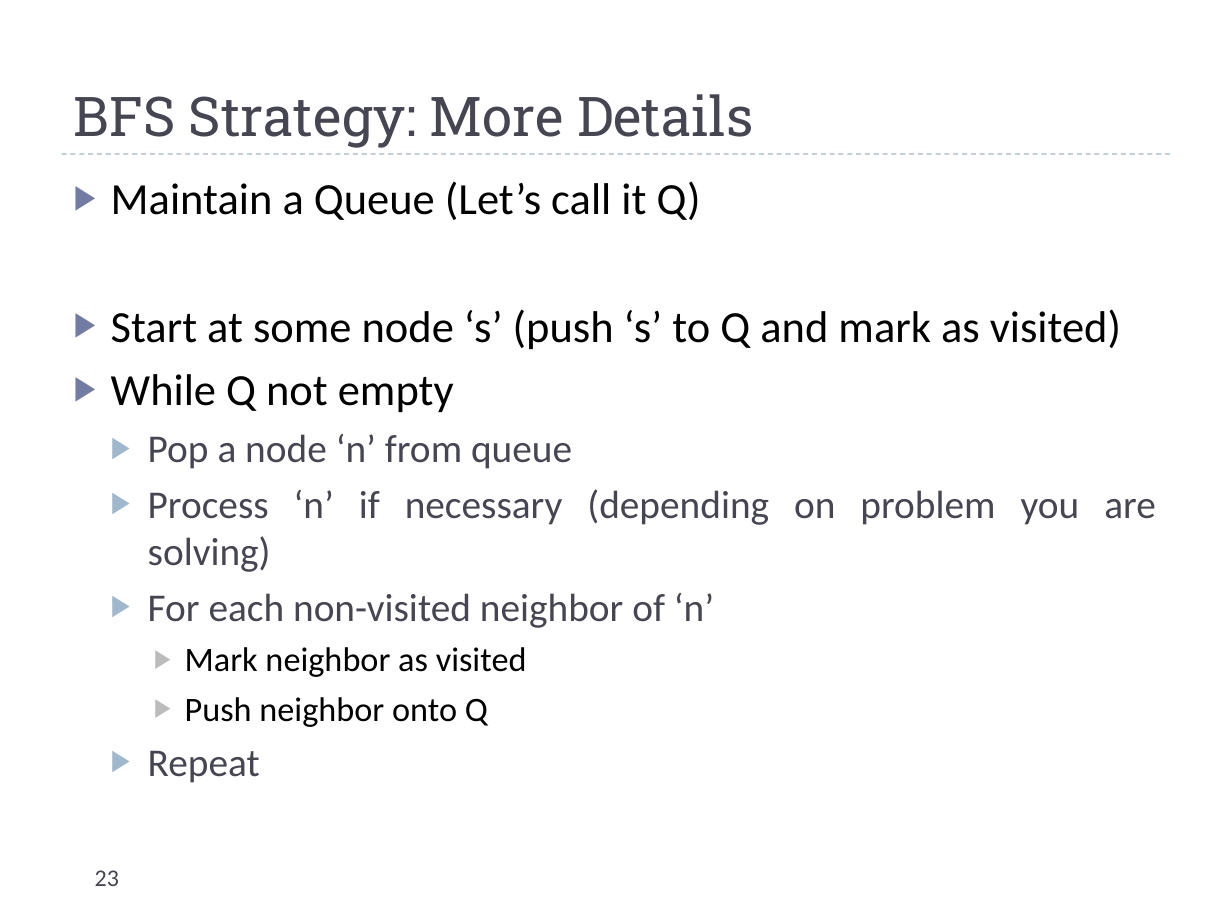
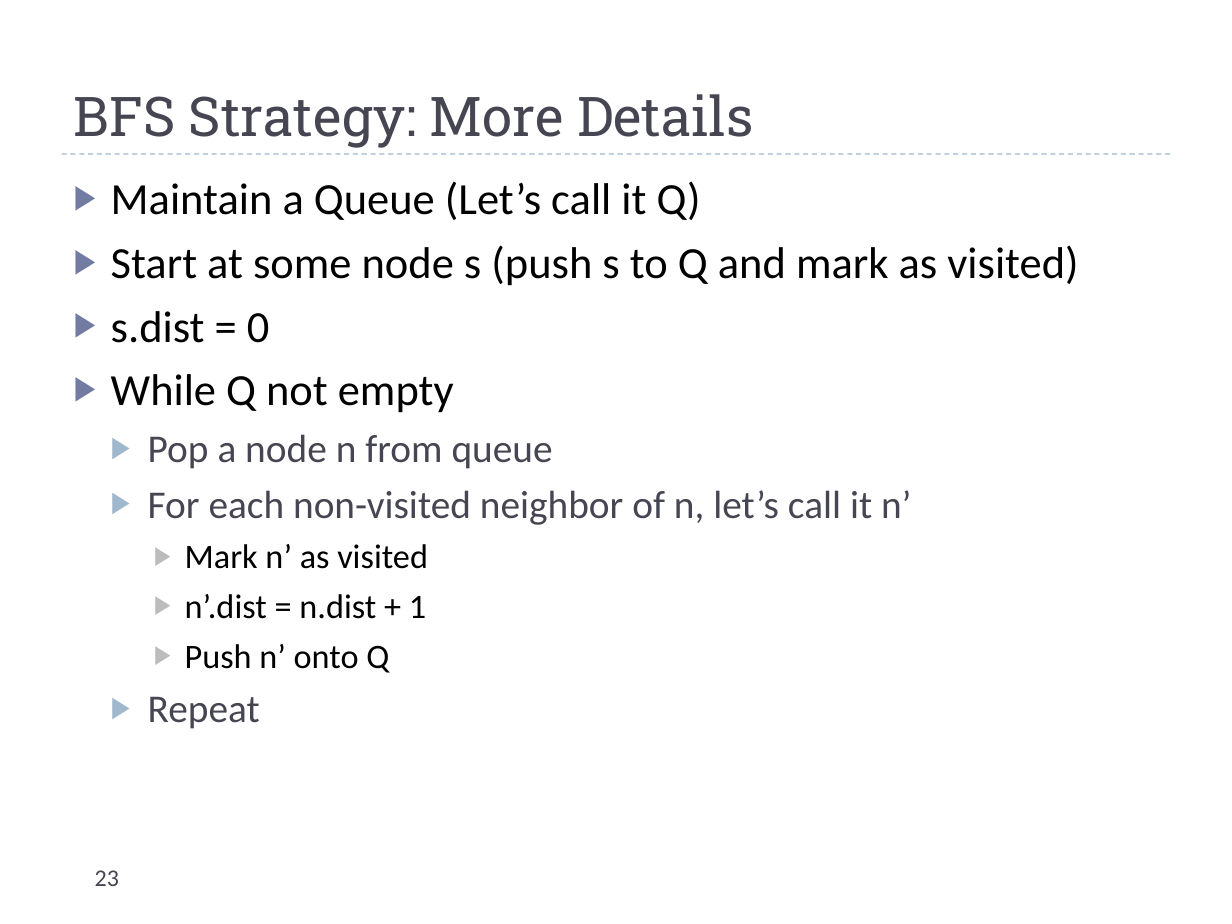
Before and after one commit to markfloryan/dsa2, a slide deck: slide 23 of slides/graphs-basic.pptx. Drawn at 1232x924 pixels with LibreOffice and Linux fonts; fonts in the diff are those of the drawing. Boxes give left, top, right and bottom in pixels: in the first picture for what was removed or moved away, otherwise in the second. Text is boxed around its words. In the diff, an @@ line names an element or a change of style, - is before the commit and + after.

```diff
--- a/slides/graphs-basic.pptx
+++ b/slides/graphs-basic.pptx
@@ text at bbox=[111, 245, 1078, 343]: text changed @@
-▶ Start at some node ‘s’ (push ‘s’ to Q and mark as visited)
+▶ Start at some node s (push s to Q and mark as visited)
+▶ s.dist = 0
@@ text at bbox=[148, 434, 911, 673]: text changed @@
-  ▶ Pop a node ‘n’ from queue
-  ▶ Process ‘n’ if necessary (depending on problem you are solving)
-  ▶ For each non-visited neighbor of ‘n’
-    ▶ Mark neighbor as visited
-    ▶ Push neighbor onto Q
+  ▶ Pop a node n from queue
+  ▶ For each non-visited neighbor of n, let’s call it n’
+    ▶ Mark n’ as visited
+    ▶ n’.dist = n.dist + 1
+    ▶ Push n’ onto Q
```
Also in this commit, not shown: 2 other slides changed, 1 slide added, 1 other file.
